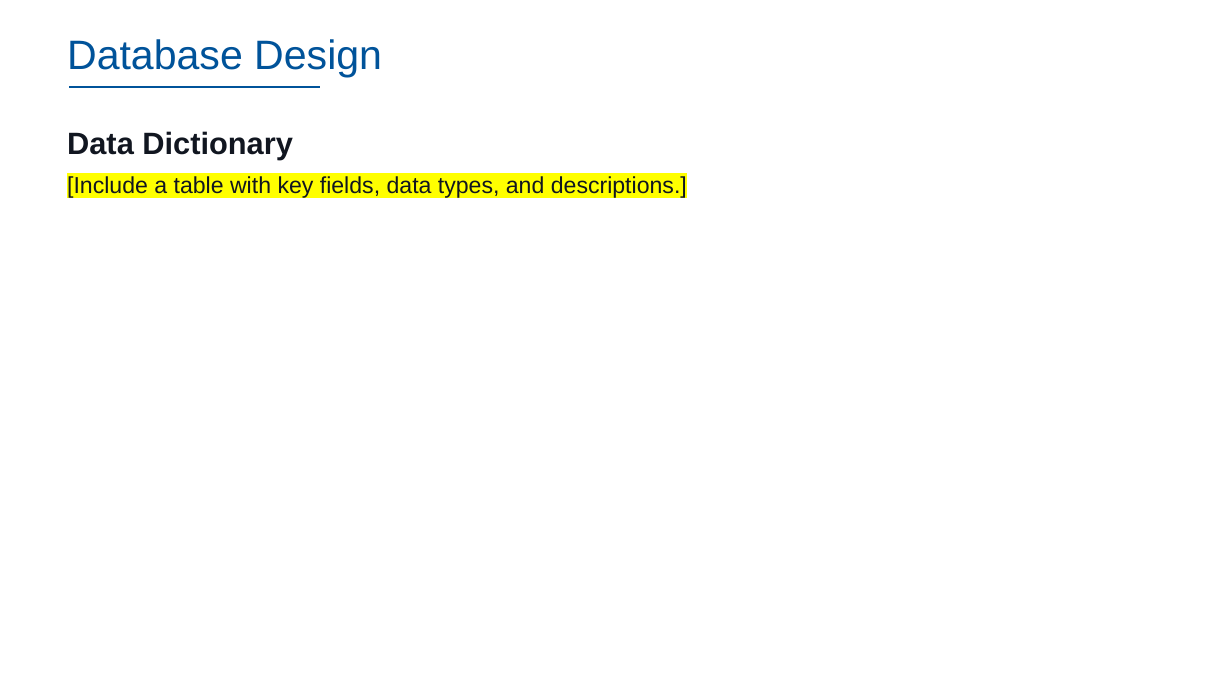
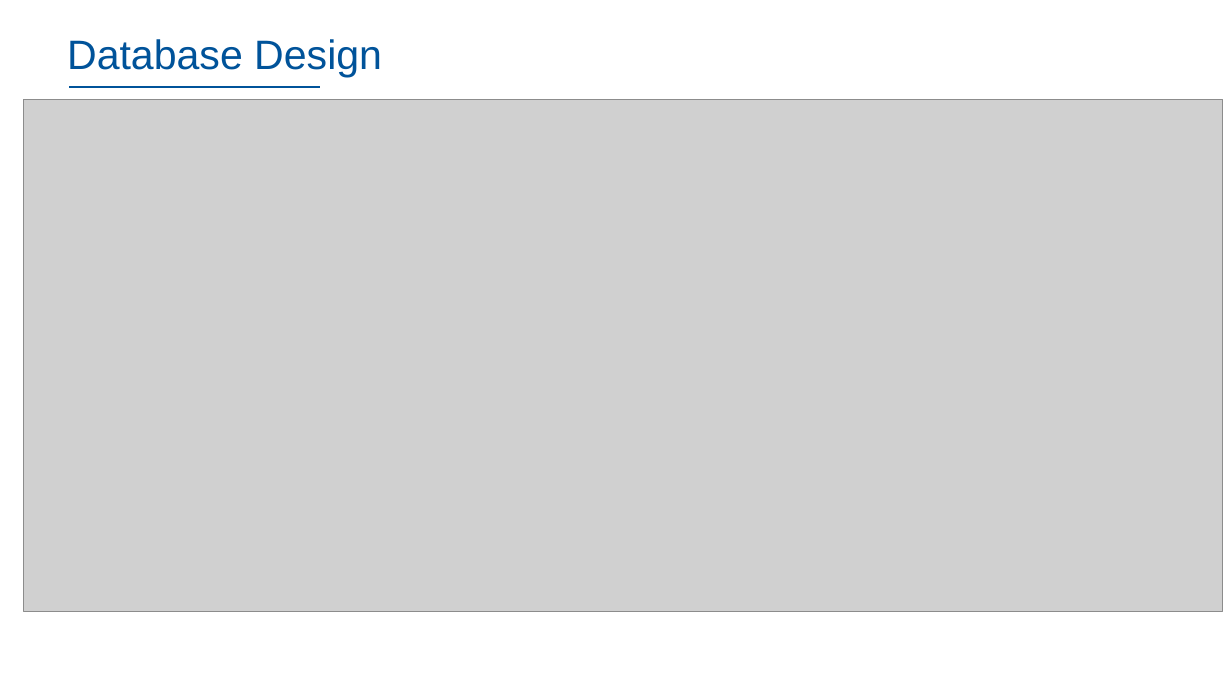
Before and after one commit to dennislamcv1/IBMSA, a slide deck: slide 33 of Systems Analyst Capstone Project/Final SubmissionDL.pptx. Drawn at 1232x693 pixels with LibreOffice and Linux fonts; fonts in the diff are those of the drawing; grey boxes stand for pictures; background and template pictures are left out. Boxes give left, top, right and bottom in pixels: in the first picture for what was removed or moved away, otherwise in the second. Text is boxed around its words. In the diff, an @@ line names an element or a change of style, - is before the commit and + after.

```diff
--- a/Systems Analyst Capstone Project/Final SubmissionDL.pptx
+++ b/Systems Analyst Capstone Project/Final SubmissionDL.pptx
@@ picture added at box(24, 100, 1224, 612) @@
@@ text removed at box(67, 131, 687, 199) @@
-Data Dictionary
-[Include a table with key fields, data types, and descriptions.]
```
Also in this commit, not shown: 8 other slides changed.
